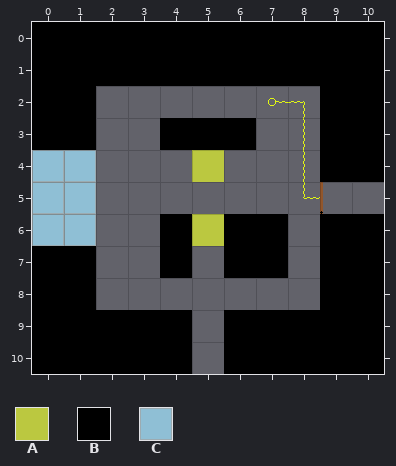
An edit to a level. Tiled map (JSON), Assets/Level_Editor/TileMap/Room_12.tmj. Above is the file before it was changed.
Cells are 32x32 px. Shown: x 0..10, y 0..10.
Key: from "tileSet": A 32, B 33, C 45.
_ is an empty cell.
Layers that did not change in this view are not listed.
Layer "Blocks" before, first column x 0:
 0 BBBBBBBBBBB
 1 BBBBBBBBBBB
 2 BB_______BB
 3 BB__BBB__BB
 4 CC___A___BB
 5 CC_________
 6 CC__BABB_BB
 7 BB__B_BB_BB
 8 BB_______BB
 9 BBBBB_BBBBB
10 BBBBB_BBBBB
New version:
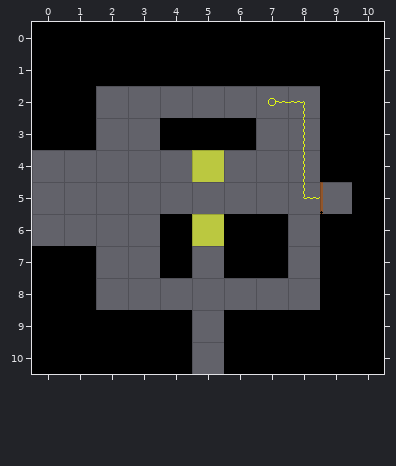
The edit:
Layer "Blocks":
y 4: x 0..1 CC -> __
y 5: x 0..1 CC -> __; x 10 _ -> B
y 6: x 0..1 CC -> __
Where, in picture pixels (left, top, right, bottom), the same in both pictures:
removed: (32, 150, 96, 246)
added: (352, 182, 384, 214)
